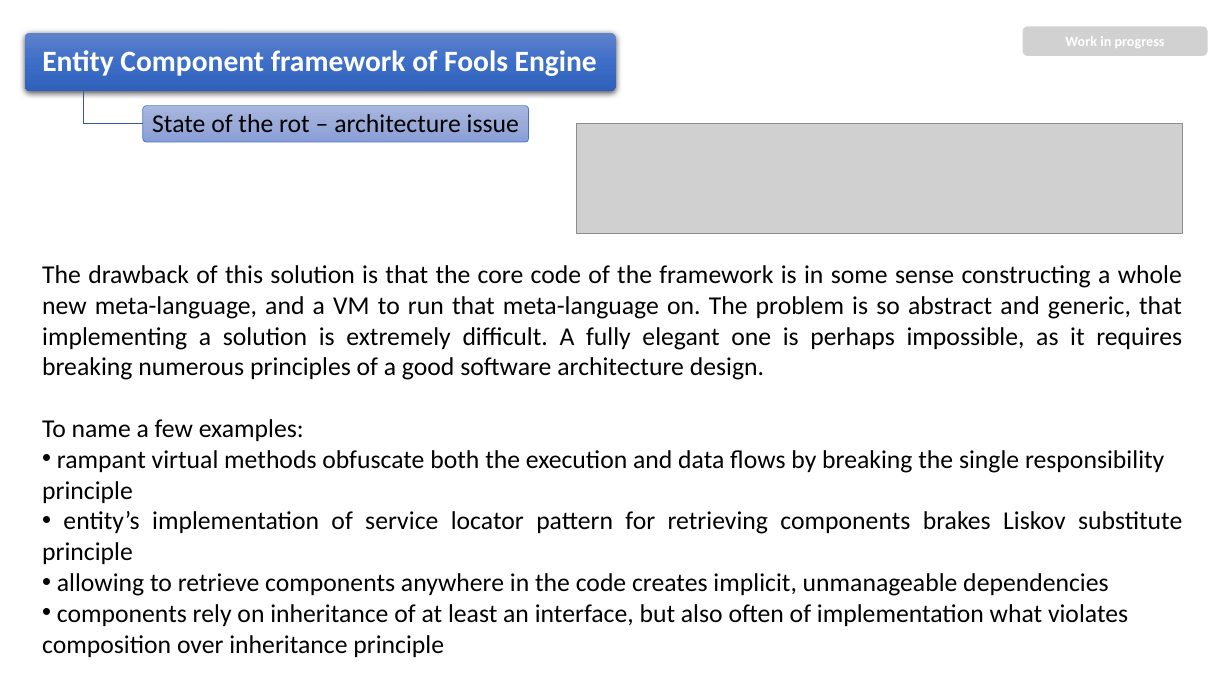
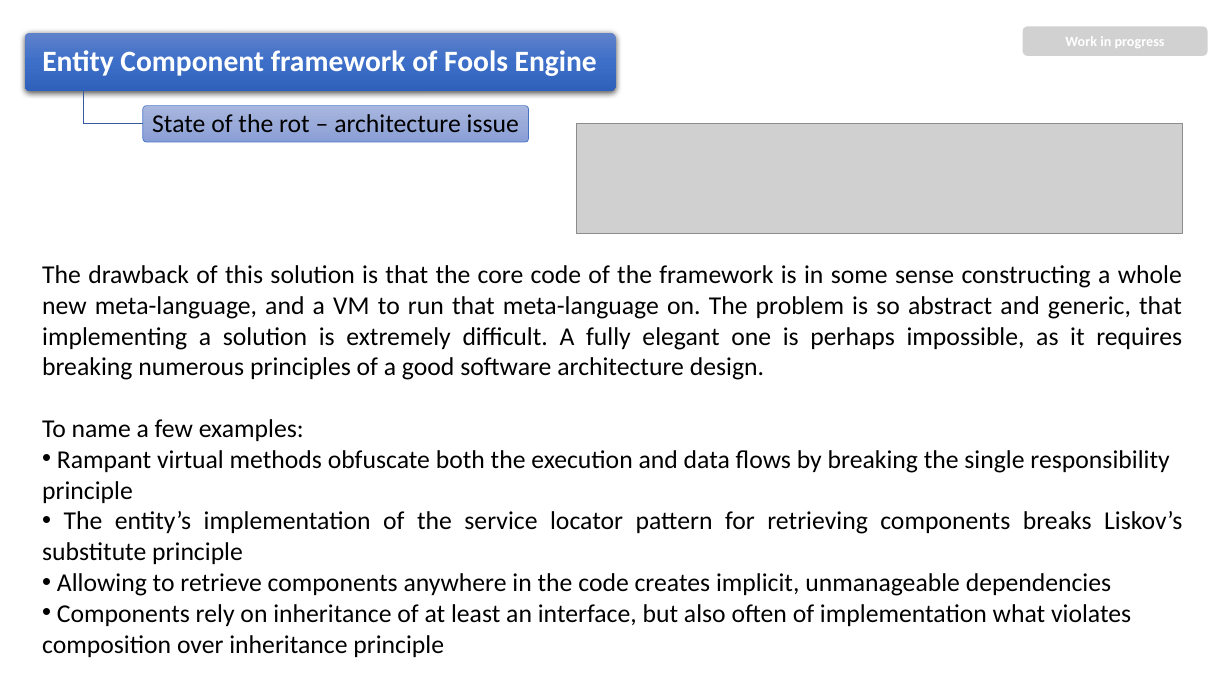
Before and after one commit to pawel-kaleta/FoolsEngine, a slide deck: slide 3 of Documentation/Entity Component Framework.pptx. Drawn at 1232x693 pixels with LibreOffice and Linux fonts; fonts in the diff are those of the drawing; grey boxes stand for pictures. Boxes give left, top, right and bottom in pixels: in the first picture for what was removed or moved away, otherwise in the second. Text is boxed around its words. In the diff, an @@ line names an element or a change of style, - is before the commit and + after.

```diff
--- a/Documentation/Entity Component Framework.pptx
+++ b/Documentation/Entity Component Framework.pptx
@@ text at bbox=[42, 450, 1182, 657]: text changed @@
-• rampant virtual methods obfuscate both the execution and data flows by breaking the single responsibility principle
-• entity’s implementation of service locator pattern for retrieving components brakes Liskov substitute principle
-• allowing to retrieve components anywhere in the code creates implicit, unmanageable dependencies
-• components rely on inheritance of at least an interface, but also often of implementation what violates composition over inheritance principle
+• Rampant virtual methods obfuscate both the execution and data flows by breaking the single responsibility principle
+• The entity’s implementation of the service locator pattern for retrieving components breaks Liskov’s substitute principle
+• Allowing to retrieve components anywhere in the code creates implicit, unmanageable dependencies
+• Components rely on inheritance of at least an interface, but also often of implementation what violates composition over inheritance principle
```
Also in this commit, not shown: 6 other slides changed, 1 slide removed, 39 other files.
